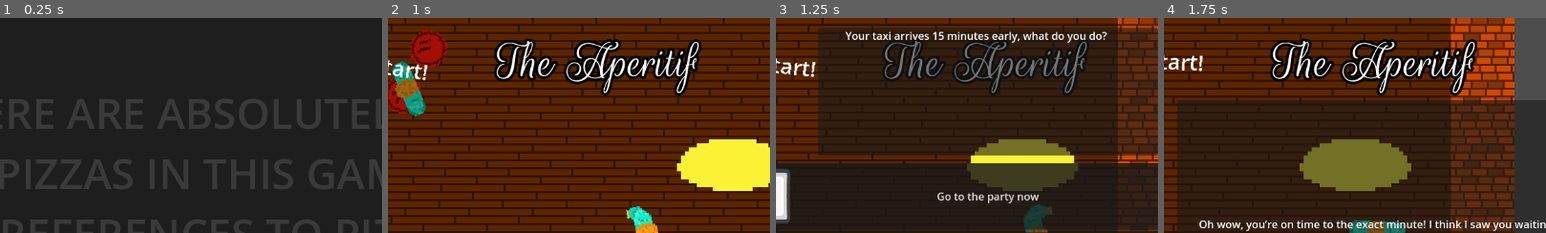
Above: before the commit, frames 1-4 (left to right).
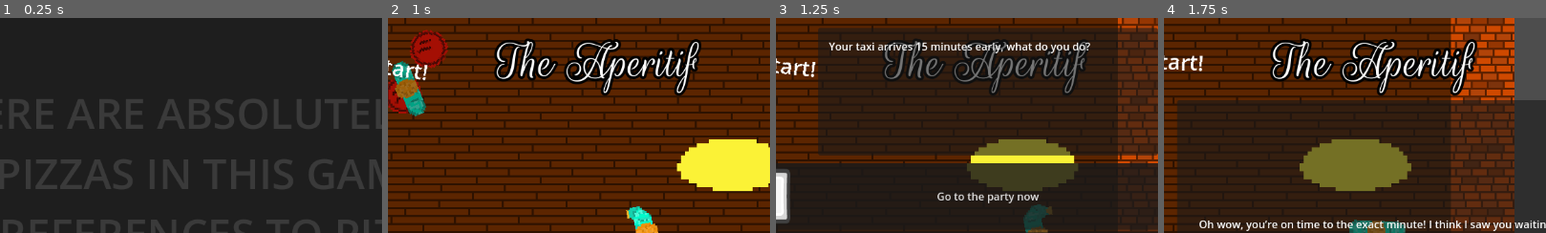
Above: after the commit, the same moments.

Repository: Jibby-Games/PizzaJam11
Game: Godot game, scene res://menu/intro.tscn
The game is run twice, just before and just after one commit, with the same random seed, the same clock (stepped at 60 frames per second) and the same inputs. The engine's default icon, where the game draws it, is replaced by a stand-in: a white triangle on a blue panel in a dark square.
Inputs (mouse positions are % of the whole screen's width and height, from its top left):
- Up to frame 1 (0.25 s): no input
- Up to frame 2 (1 s): tap Enter (ui_accept) at 0.5, 0.77 s; move the mouse to (72, 45) at 0.52 s; press the mouse at (72, 45) at 0.53 s; hold D (right) from 0.53 s (still down)
- Up to frame 3 (1.25 s): keep holding D (right)
- Up to frame 4 (1.75 s): release D (right) at 1.25 s; release the mouse at (72, 45) at 1.25 s; click "Wait until the start time" at 1.25 s
The pictures show only the part of the screen within x 22-72%, y 0-50%; the shares and areas given below are measured in that part.

Frames 1-2 are identical in both runs. In frame 3, 2.6% of the frame differs, in the area x 13-87%, y 6-17%; in frame 4, nothing differs.

Commit message:
fix(event): story text wraps correctly now

Diff:
--- a/ui/awkward_event_system.tscn
+++ b/ui/awkward_event_system.tscn
@@ -61,7 +61,8 @@
 grow_horizontal = 2
 grow_vertical = 2
 
-[node name="ScenePanel" type="Panel" parent="ChoiceScreen"]
+[node name="ScenePanel" type="PanelContainer" parent="ChoiceScreen"]
+custom_minimum_size = Vector2(512, 192)
 layout_mode = 1
 anchors_preset = 5
 anchor_left = 0.5
@@ -74,15 +75,11 @@
 
 [node name="StoryText" type="Label" parent="ChoiceScreen/ScenePanel"]
 unique_name_in_owner = true
-layout_mode = 1
-anchors_preset = 5
-anchor_left = 0.5
-anchor_right = 0.5
-offset_left = -215.0
-offset_right = 215.0
-offset_bottom = 23.0
-grow_horizontal = 2
+custom_minimum_size = Vector2(480, 160)
+layout_mode = 2
+size_flags_horizontal = 4
 text = "This is some text to set the scene for the dialogue event"
+autowrap_mode = 3
 
 [node name="DialogueChoices" type="PanelContainer" parent="ChoiceScreen"]
 layout_mode = 1
